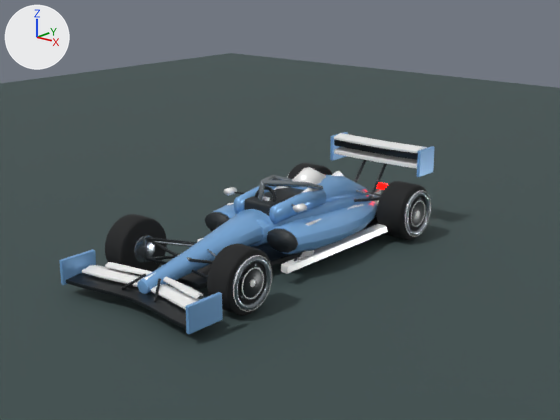
The Blender file assets/vehicles/formula_red_bull/formula_red_bull.blend, before and after one commit.
Camera for both pictures: the file's camera 'PREVIEW_camera'. The axes (+X, +Y, +Z) are drawn at upper left. The lights are the same throughout. The first picture is the older version.

The first picture shows 'PREVIEW_ground', 'cockpit_rail_+1', 'cockpit_rail_-1', 'engine_cover', 'floor_edge_right', 'front_endplate_+1', 'front_endplate_-1', 'front_wing_color_plane', 'front_wing_main', 'monocoque', 'needle_nose', 'rear_endplate_+1', 'rear_endplate_-1', 'sidepod_+1', 'sidepod_-1', 'wheel_FL_tire', 'wheel_FR_tire', 'wheel_RR_tire' and 45 more.
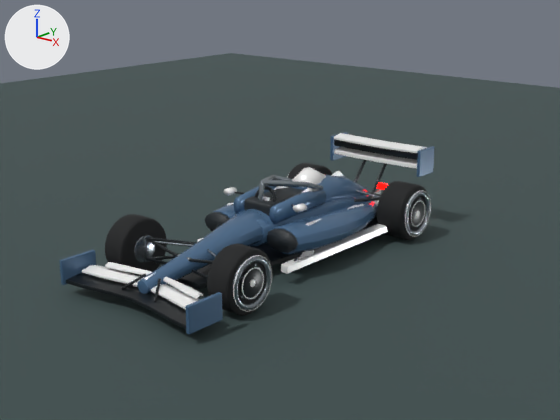
What differs and where, as boxes [x1, y1, x2, y2] in the pictures (560 x 420 px):
'needle_nose', recoloured (darker): [137, 210, 269, 294] in both
'sidepod_+1', recoloured (darker): [270, 201, 377, 254] in both
'front_endplate_+1', recoloured (darker): [186, 292, 223, 334] in both
'monocoque', recoloured: [231, 191, 369, 247] in both
'cockpit_rail_+1', recoloured (darker): [269, 189, 326, 224] in both
'engine_cover', recoloured (darker): [293, 175, 368, 202] in both
'front_endplate_-1', recoloured (darker): [59, 249, 96, 285] in both
'rear_endplate_+1', recoloured (darker): [417, 146, 435, 177] in both
'cockpit_rail_-1', recoloured (darker): [233, 186, 276, 214] in both
'rear_endplate_-1', recoloured (darker): [330, 132, 348, 161] in both
'sidepod_-1', recoloured (darker): [213, 204, 236, 218] in both

Diff of the bpy script that builds the scene:
```diff
--- a/assets/vehicles/formula_red_bull/formula_red_bull.blend.py
+++ b/assets/vehicles/formula_red_bull/formula_red_bull.blend.py
@@ mat_red_bull_paint @@
 mat_red_bull_paint = principled_material('red bull_paint')
-mat_red_bull_paint.base_color = (0.212, 0.443, 0.776)  # blue #7fb2e4
+mat_red_bull_paint.base_color = (0.0784, 0.161, 0.282)  # blue #4f7091
 mat_red_bull_paint.metallic = 0.25
```
